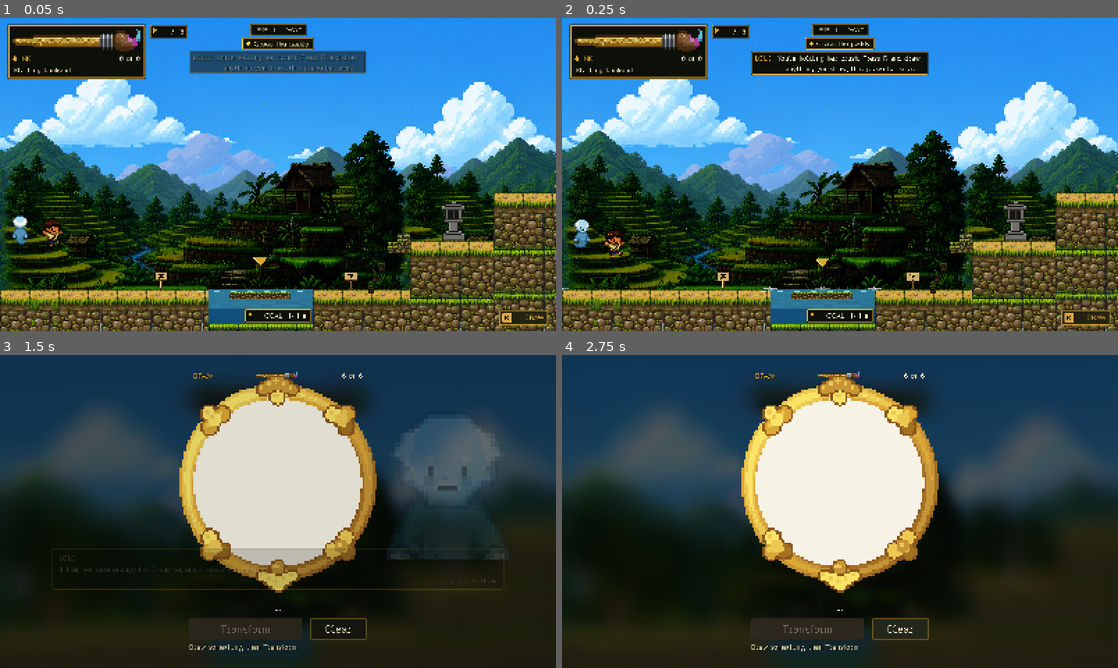
Above: before the commit, frames 1-4 (two rows, left to right).
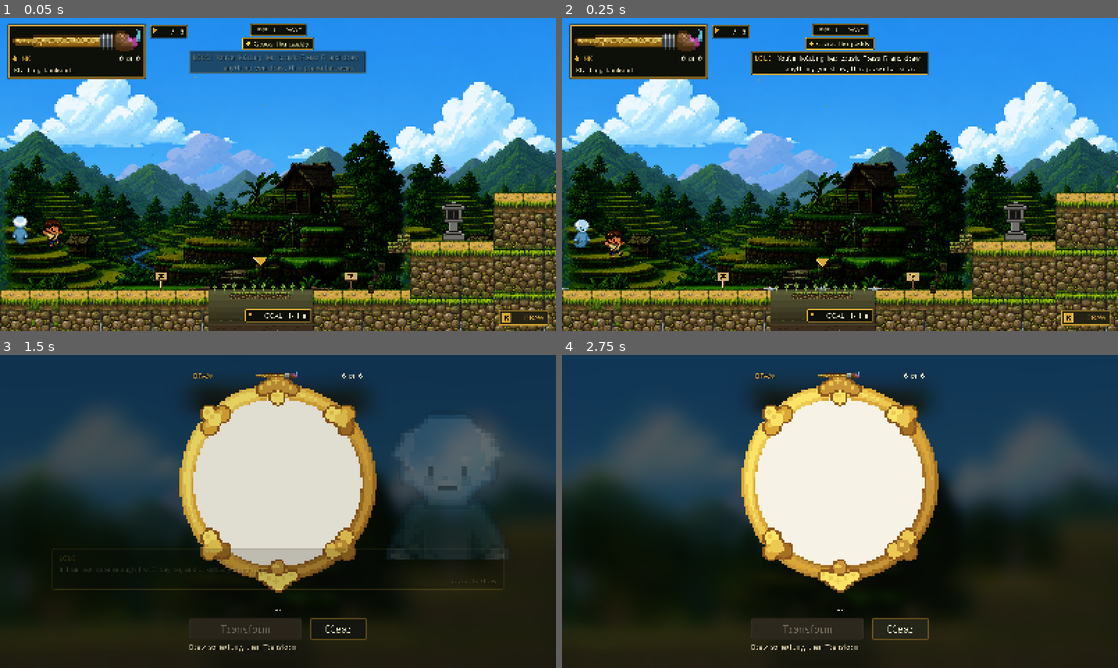
Above: after the commit, the same moments.

Repository: hyuuuan/OBRA
Game: Godot game, scene res://game_level.tscn
Two runs of this game, one before a commit and one after it. Both use one fixed random seed, a clock stepped at 60 frames per second and the inputs below. This scene is started directly instead of the project's main scene.
Inputs (mouse positions are in pixels of both pictures, inside the frame that each line leads up to):
- Up to frame 1 (0.05 s): no input
- Up to frame 2 (0.25 s): no input
- Up to frame 3 (1.5 s): tap R (redraw) at 0.5 s; move the mouse to (400, 495) at 0.52 s; hold D (move_right) 0.53-1.25 s; hold E (interact) 0.53-1.25 s; click (400, 495) at 0.67 s; tap Space (jump) at 0.77, 1.07 s; tap Enter (ui_accept) at 1.25 s; drag from (278, 483) to (261, 642) at 1.27 s
- Up to frame 4 (2.75 s): click "Clear" at 2 s

The runs differ from the first frame. In frame 1, 1.9% of the frame differs, in the area x 34-99%, y 84-100%; in frame 2, 1.8%; in frame 3, 0.2%; in frame 4, 0.5%.

Commit message:
Payyo's paddies stop looking like the path with water on it
Kent: "redesign the muddy puddle in level 1, it has the same one as the
platform itself, which is very confusing." It did. The bed of both
paddies was a grass-topped cobble terrace segment, the pit behind the
water was rock, and the water was a clear blue rectangle -- so the first
gate in the game read as a stretch of the ground you walk on with a
pool drawn over it.

Both paddies now use the mud bed, the clay basin and paddy water in
murky olive. Collision, depth, buoyancy and the gate numbers in
GATES.md are unchanged: only what the player sees moved.

Diff:
--- a/game/levels/level_1/level_1_environment.tscn
+++ b/game/levels/level_1/level_1_environment.tscn
@@ -12,6 +12,7 @@
 [ext_resource type="Texture2D" path="res://assets/Level1/terraces_near_background.png" id="10_near"]
 [ext_resource type="Texture2D" path="res://assets/Level1/texturemap.png" id="11_map"]
 [ext_resource type="Shader" path="res://shaders/parallax_feather.gdshader" id="27_feather"]
+[ext_resource type="Script" path="res://scripts/paddy_basin_2d.gd" id="28_paddy"]
 [ext_resource type="Script" path="res://scripts/ruined_bridge_2d.gd" id="12_bridge"]
 [ext_resource type="Script" path="res://scripts/gorge_wall_2d.gd" id="12_gorge"]
 [ext_resource type="Script" path="res://scripts/world_ambience_2d.gd" id="12_air"]
@@ -268,7 +269,7 @@
 position = Vector2(600, 660)
 script = ExtResource("5_terrace")
 segment_size = Vector2(300, 48)
-surface_style = 2
+surface_style = 4
 
 [node name="LowerRight" type="StaticBody2D" parent="GameplayPlane/Terrain" unique_id=1292630397]
 position = Vector2(900, 560)
@@ -304,7 +305,7 @@
 position = Vector2(2580, 400)
 script = ExtResource("5_terrace")
 segment_size = Vector2(300, 280)
-surface_style = 2
+surface_style = 4
 
 [node name="CentralRight" type="StaticBody2D" parent="GameplayPlane/Terrain" unique_id=1740253419]
 position = Vector2(2880, 240)
@@ -353,22 +354,14 @@
 [node name="WaterAreas" type="Node2D" parent="GameplayPlane" unique_id=1471465019]
 
 [node name="LowerPaddyBack" type="Node2D" parent="GameplayPlane/WaterAreas" unique_id=1471465020]
-z_index = 1
 position = Vector2(600, 560)
-script = ExtResource("12_gorge")
+script = ExtResource("28_paddy")
 opening = Rect2(0, 0, 300, 104)
-face_width = 0.0
-shaft_top = Color(0.318, 0.263, 0.184, 1)
-shaft_bottom = Color(0.196, 0.161, 0.114, 1)
 
 [node name="CentralPaddyBack" type="Node2D" parent="GameplayPlane/WaterAreas" unique_id=1471465021]
-z_index = 1
 position = Vector2(2580, 240)
-script = ExtResource("12_gorge")
+script = ExtResource("28_paddy")
 opening = Rect2(0, 0, 300, 164)
-face_width = 0.0
-shaft_top = Color(0.318, 0.263, 0.184, 1)
-shaft_bottom = Color(0.196, 0.161, 0.114, 1)
 
 [node name="LowerPaddy" type="Area2D" parent="GameplayPlane/WaterAreas" unique_id=2049447611]
 z_index = 3
@@ -378,6 +371,10 @@
 buoyancy = 2.2
 linear_drag = 3.4
 surface_size = Vector2(300, 100)
+water_color = Color(0.380, 0.420, 0.259, 0.6)
+deep_color = Color(0.184, 0.176, 0.098, 0.8)
+highlight_color = Color(0.784, 0.843, 0.749, 0.85)
+paddy = true
 
 [node name="CentralPaddy" type="Area2D" parent="GameplayPlane/WaterAreas" unique_id=1991169185]
 z_index = 3
@@ -386,6 +383,10 @@
 buoyancy = 2.6
 linear_drag = 3.1
 surface_size = Vector2(300, 160)
+water_color = Color(0.380, 0.420, 0.259, 0.6)
+deep_color = Color(0.184, 0.176, 0.098, 0.8)
+highlight_color = Color(0.784, 0.843, 0.749, 0.85)
+paddy = true
 
 [node name="Gorge" type="Node2D" parent="GameplayPlane" unique_id=962075642]
 
